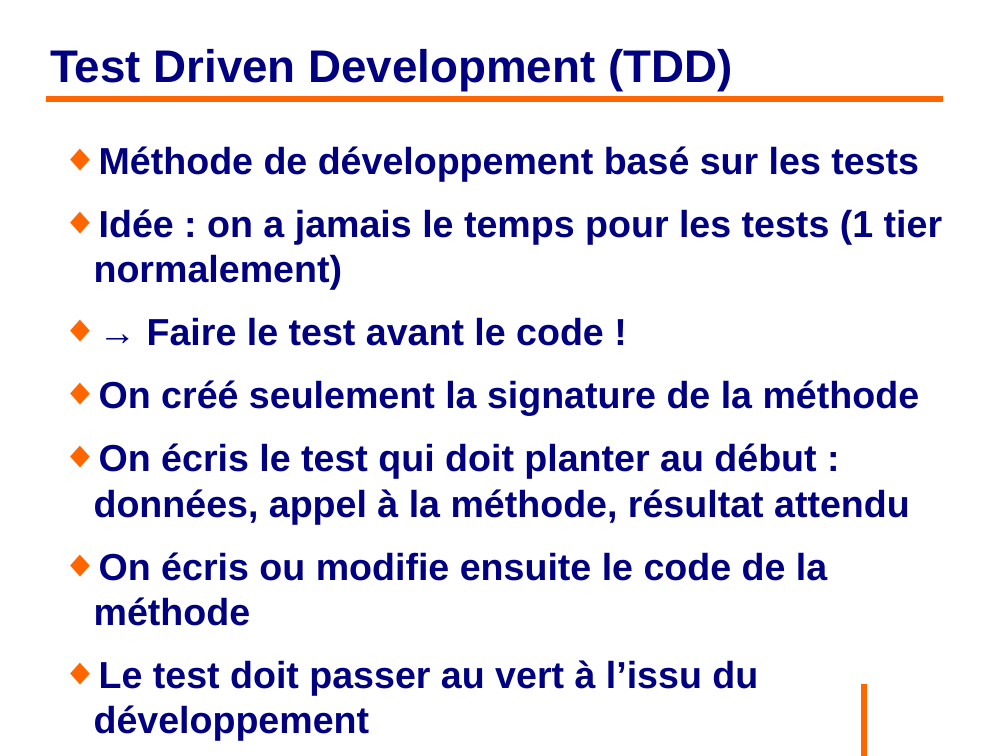
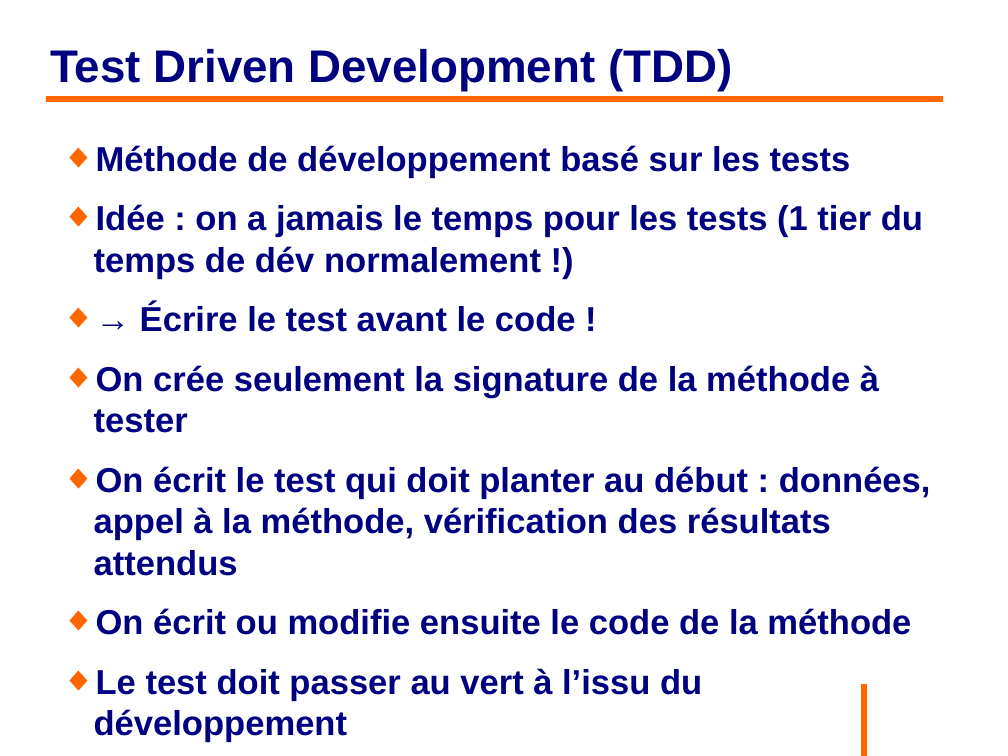
Before and after one commit to philphils/tests-unitaires-et-moins-unitaires, a slide deck: slide 38 of tests-unitaires-cours/nouveauDiapo/diapo_tests_unitaires.odp. Drawn at 1008x756 pixels with LibreOffice and Linux fonts; fonts in the diff are those of the drawing; background and template pictures are left out. Boxes give left, top, right and bottom in pixels: in the first picture for what was removed or moved away, otherwise in the second. Text is boxed around its words. In the diff, an @@ line names an element or a change of style, - is before the commit and + after.

```diff
--- a/tests-unitaires-cours/nouveauDiapo/diapo_tests_unitaires.odp
+++ b/tests-unitaires-cours/nouveauDiapo/diapo_tests_unitaires.odp
@@ text at (94, 145, 851, 742): size 29.6 to 27.2 pt in "Méthode de développement basé sur les tests", "Le test doit passer au vert à ..." @@
@@ text at (94, 204, 931, 635): text changed; size 29.6 to 27.2 pt @@
-◆ Idée : on a jamais le temps pour les tests (1 tier normalement)
-◆ → Faire le test avant le code !
-◆ On créé seulement la signature de la méthode
-◆ On écris le test qui doit planter au début : données, appel à la méthode, résultat attendu
-◆ On écris ou modifie ensuite le code de la méthode
+◆ Idée : on a jamais le temps pour les tests (1 tier du temps de dév normalement !)
+◆ → Écrire le test avant le code !
+◆ On crée seulement la signature de la méthode à tester
+◆ On écrit le test qui doit planter au début : données, appel à la méthode, vérification des résultats attendus
+◆ On écrit ou modifie ensuite le code de la méthode
```
Also in this commit, not shown: 25 other slides changed.
